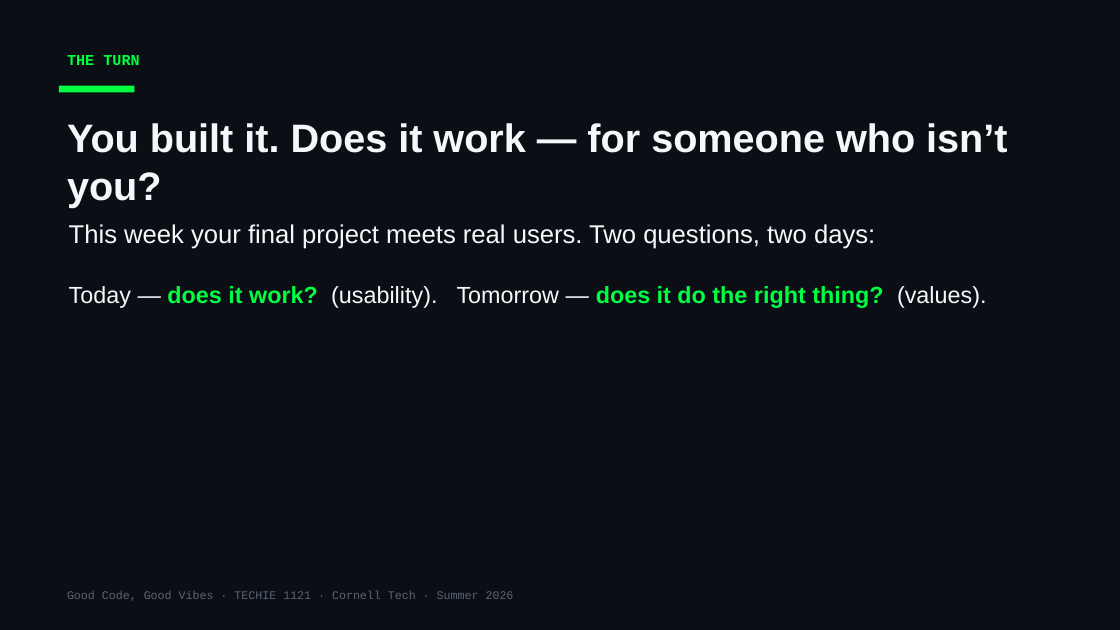
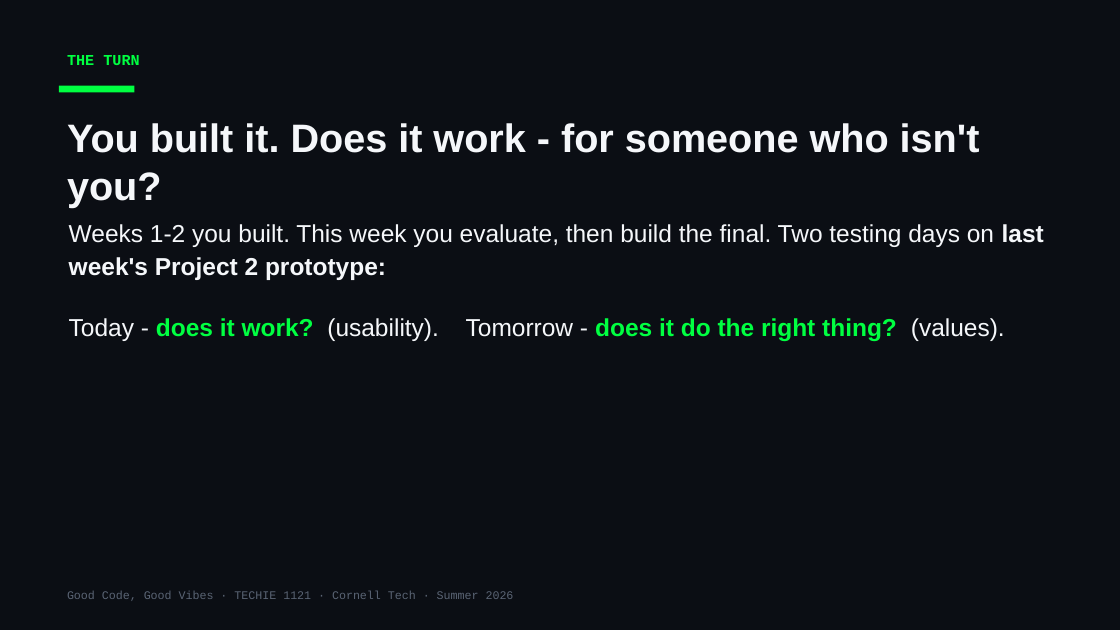
Before and after one commit to Cornell-Tech-Vibe-Coding-Summer-2026/website, a slide deck: slide 2 of slides/Week3-Mon-User-Testing-I.pptx. Drawn at 1120x630 pixels with LibreOffice and Linux fonts; fonts in the diff are those of the drawing. Boxes give left, top, right and bottom in pixels: in the first picture for what was removed or moved away, otherwise in the second. Text is boxed around its words. In the diff, an @@ line names an element or a change of style, - is before the commit and + after.

```diff
--- a/slides/Week3-Mon-User-Testing-I.pptx
+++ b/slides/Week3-Mon-User-Testing-I.pptx
@@ text at box(67, 123, 980, 208): text changed @@
-You built it. Does it work — for someone who isn’t you?
+You built it. Does it work - for someone who isn't you?
@@ text at box(69, 224, 1044, 341): text changed; size 20 to 21 pt @@
-This week your final project meets real users. Two questions, two days:
-Today — does it work? (usability). Tomorrow — does it do the right thing? (values).
+Weeks 1-2 you built. This week you evaluate, then build the final. Two testing days on last week's Project 2 prototype:
+Today - does it work? (usability). Tomorrow - does it do the right thing? (values).
```
Also in this commit, not shown: 4 other slides changed, 10 slides added, 2 slides removed, 2 other files.
